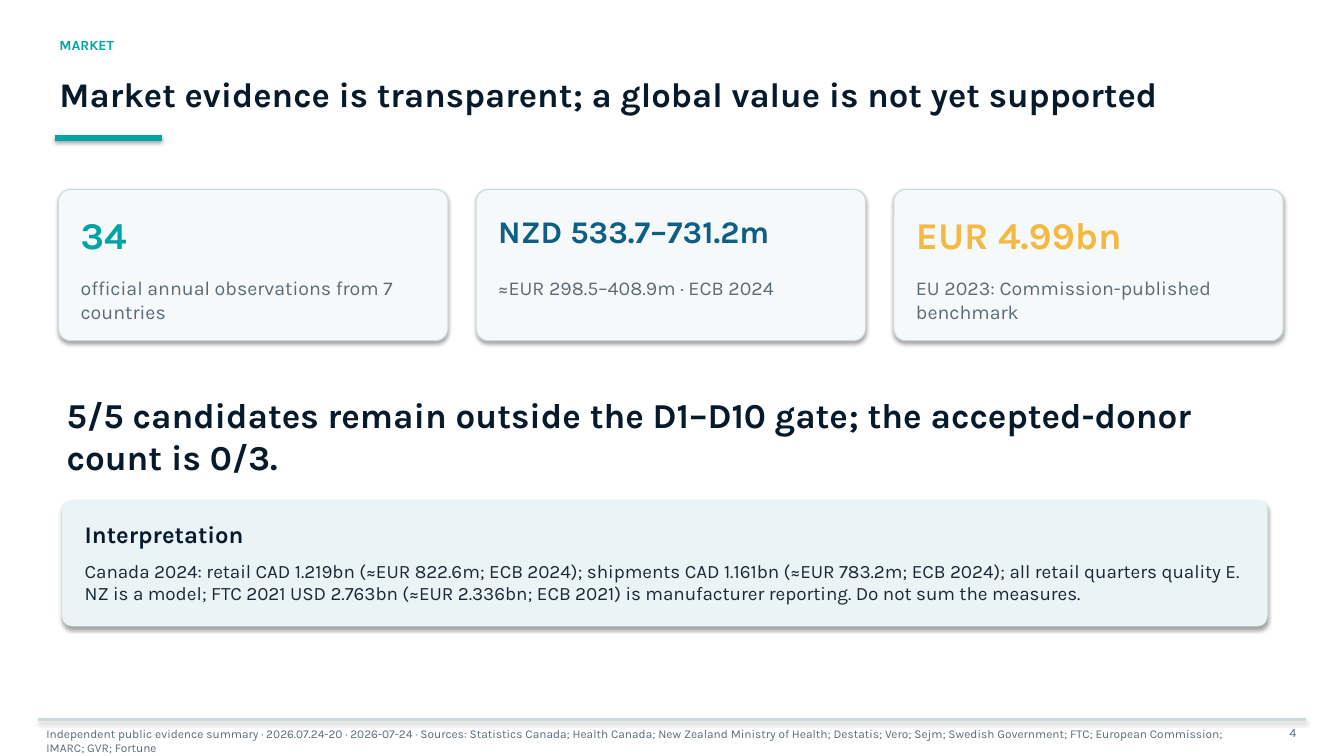
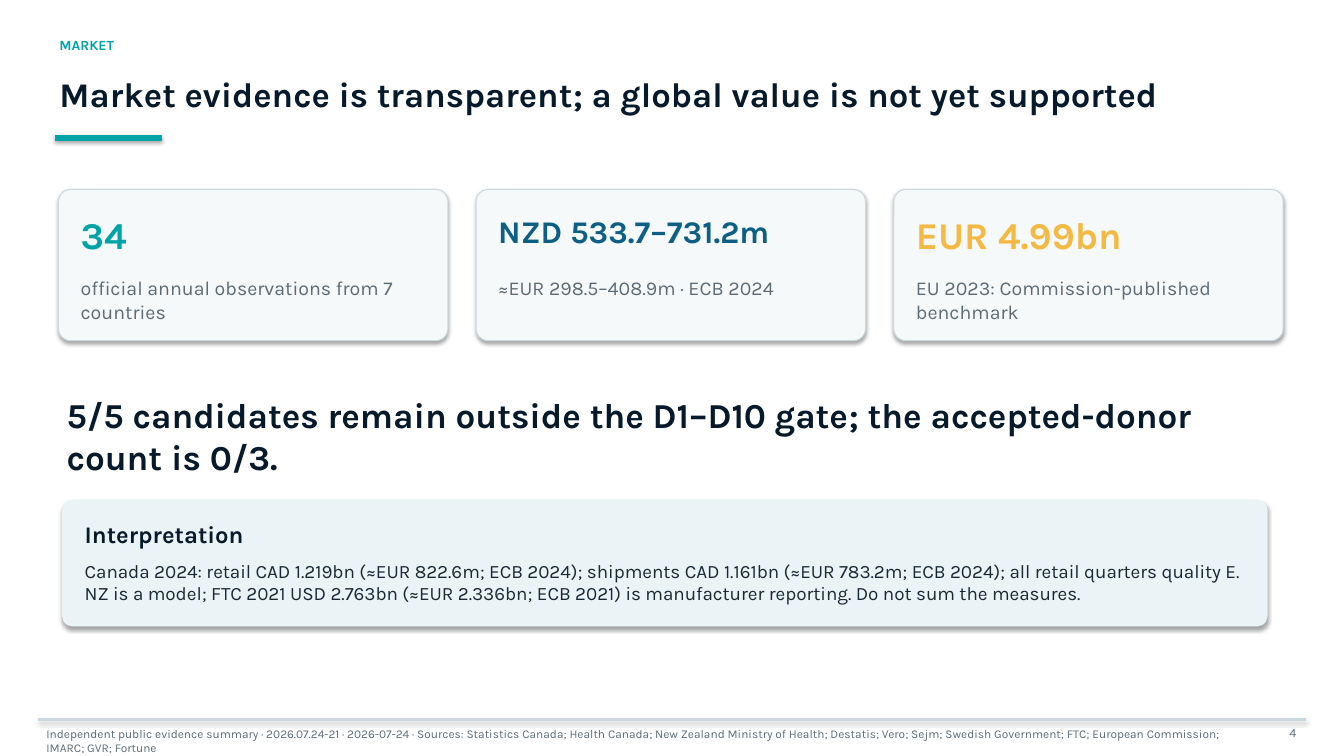
Before and after one commit to jounirautio78-ops/pixan-global-market-evidence-public, a slide deck: slide 4 of site/downloads/pixan-bank-deck-short-en.pptx. Drawn at 1344x756 pixels with LibreOffice and Linux fonts; fonts in the diff are those of the drawing. Boxes give left, top, right and bottom in pixels: in the first picture for what was removed or moved away, otherwise in the second. Text is boxed around its words. In the diff, an @@ line names an element or a change of style, - is before the commit and + after.

Commit message:
Record Euromonitor access clarification v21
Correct the public-safe vendor status, keep all numerical and licensing gates open, and refresh the bilingual lender artifacts to release v21.

```diff
--- a/site/downloads/pixan-bank-deck-short-en.pptx
+++ b/site/downloads/pixan-bank-deck-short-en.pptx
@@ text at [46, 730, 1220, 753]: text changed @@
-Independent public evidence summary · 2026.07.24-20 · 2026-07-24 · Sources: Statistics Canada; Health Canada; New Zealand Ministry of Health; Destatis; Vero; Sejm; Swedish Government; FTC; European Commission; IMARC; GVR; Fortune
+Independent public evidence summary · 2026.07.24-21 · 2026-07-24 · Sources: Statistics Canada; Health Canada; New Zealand Ministry of Health; Destatis; Vero; Sejm; Swedish Government; FTC; European Commission; IMARC; GVR; Fortune
```
Also in this commit, not shown: 5 other slides changed, 30 other files.
